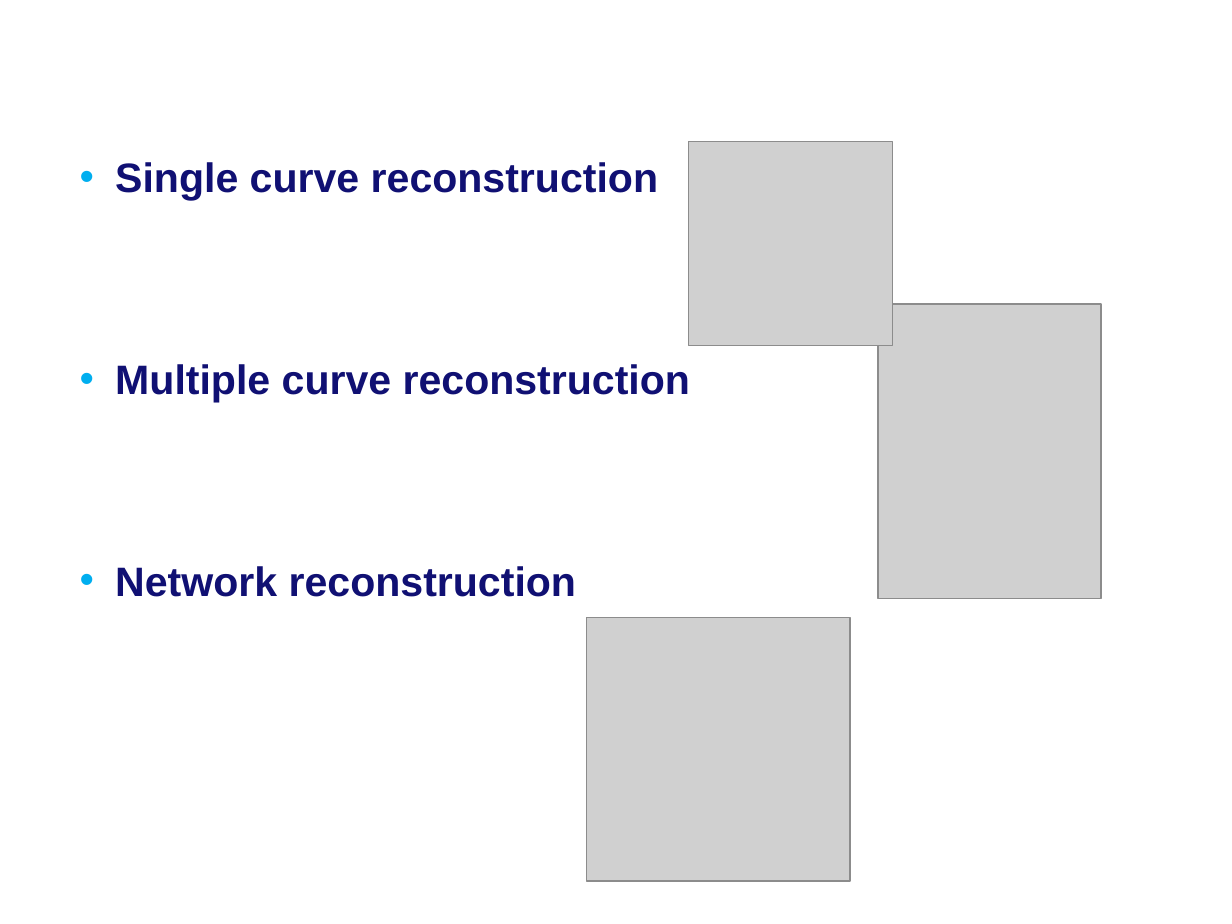
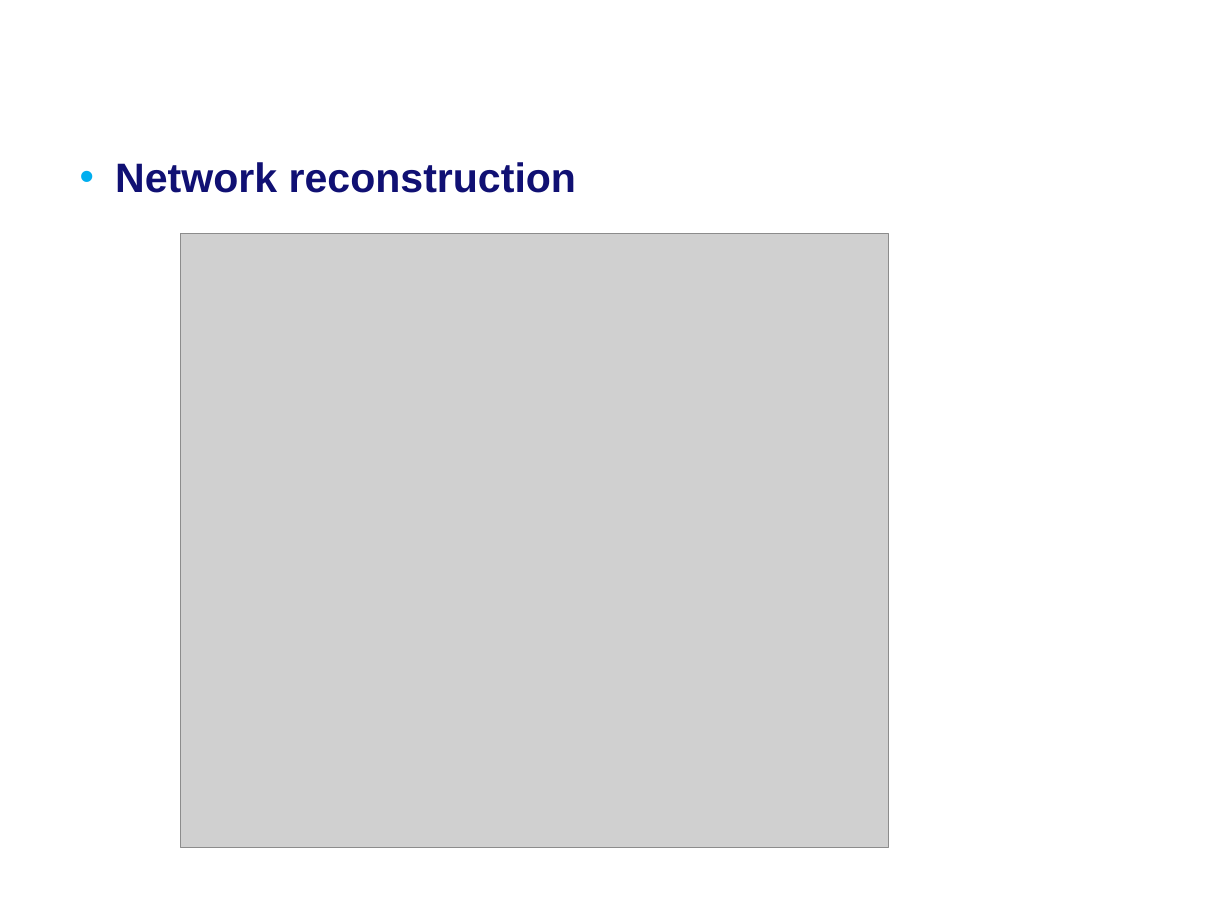
Before and after one commit to MartijnMuijsers/Algorithms, a slide deck: slide 5 of report/Final Presentation.ppt (slide 2 before the commit). Drawn at 1232x924 pixels with LibreOffice and Linux fonts; fonts in the diff are those of the drawing; grey boxes stand for pictures; background and template pictures are left out. Boxes give left, top, right and bottom in pixels: in the first picture for what was removed or moved away, otherwise in the second. Text is boxed around its words. In the diff, an @@ line names an element or a change of style, - is before the commit and + after.

```diff
--- a/report/Final Presentation.ppt
+++ b/report/Final Presentation.ppt
@@ picture removed at [689,142,892,345] @@
@@ text at [115,162,690,402]: paragraphs removed @@
-• Single curve reconstruction
-• Multiple curve reconstruction
@@ picture: place and size @@
-picture at [878,304,1101,599]
+picture at [181,234,890,848]
@@ picture removed at [586,617,850,881] @@
```
Also in this commit, not shown: 1 other slide changed, 6 slides added, 17 slides removed.
